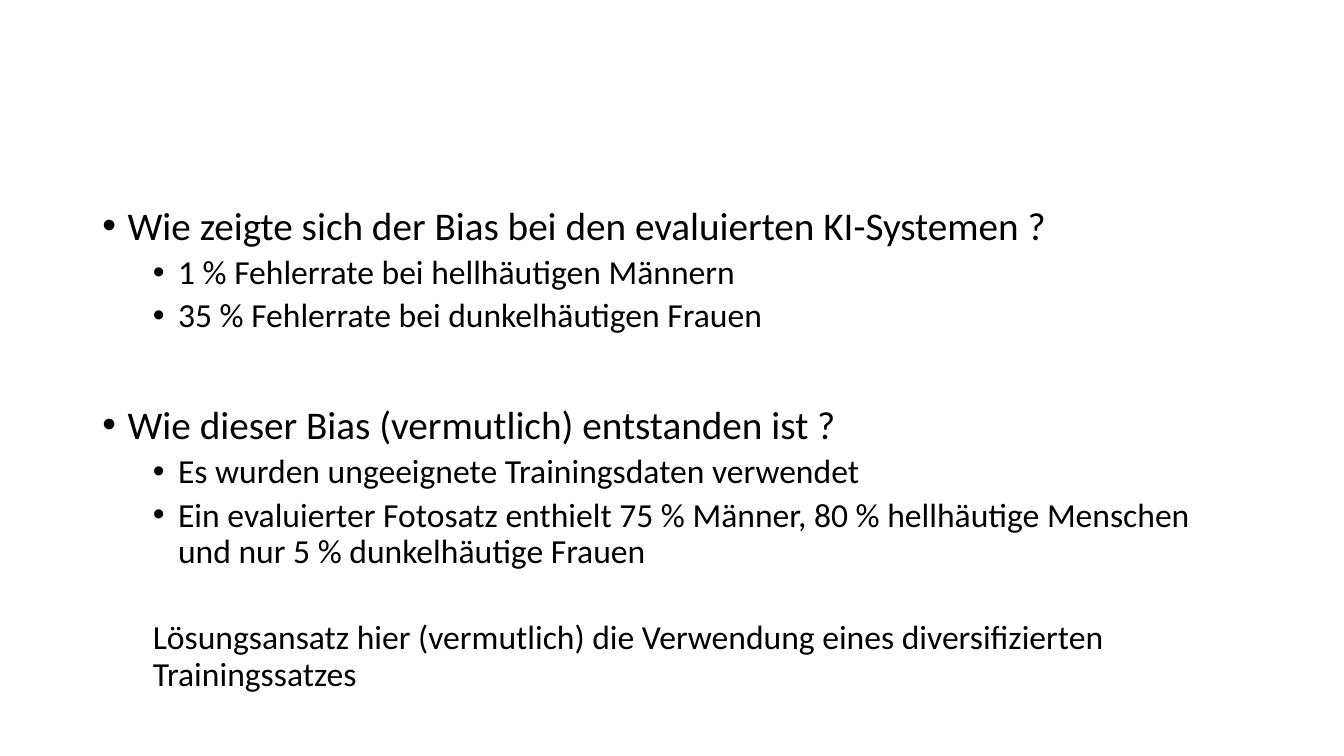
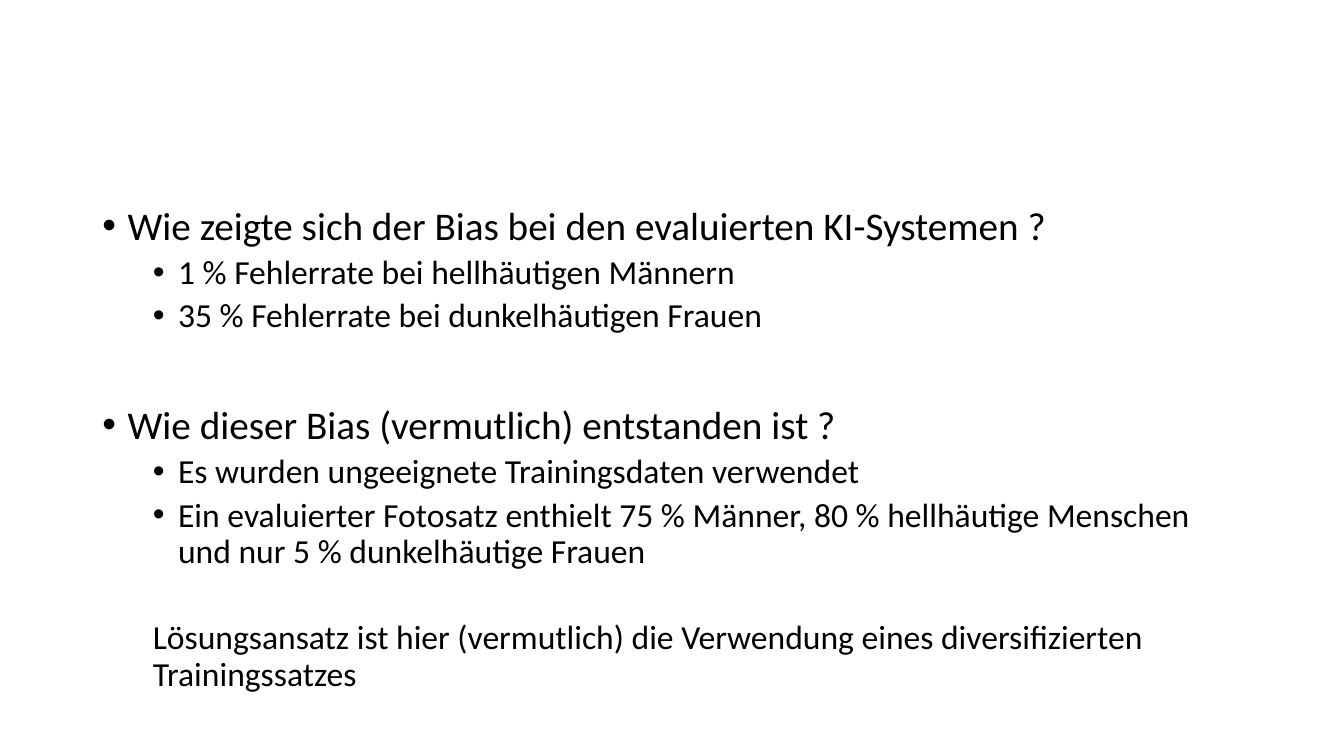
Before and after one commit to bosinoliver/ros-kinect-roboticarm, a slide deck: slide 12 of Kognitive Systeme Vortrag/Ethics in AI.pptx. Drawn at 1344x756 pixels with LibreOffice and Linux fonts; fonts in the diff are those of the drawing; background and template pictures are left out. Boxes give left, top, right and bottom in pixels: in the first picture for what was removed or moved away, otherwise in the second. Text is boxed around its words. In the diff, an @@ line names an element or a change of style, - is before the commit and + after.

```diff
--- a/Kognitive Systeme Vortrag/Ethics in AI.pptx
+++ b/Kognitive Systeme Vortrag/Ethics in AI.pptx
@@ text at bbox=[153, 624, 1142, 692]: text changed @@
-  Lösungsansatz hier (vermutlich) die Verwendung eines diversifizierten Trainingssatzes
+  Lösungsansatz ist hier (vermutlich) die Verwendung eines diversifizierten Trainingssatzes
```
Also in this commit, not shown: 2 other slides changed, 7 slides added, 2 other files.
